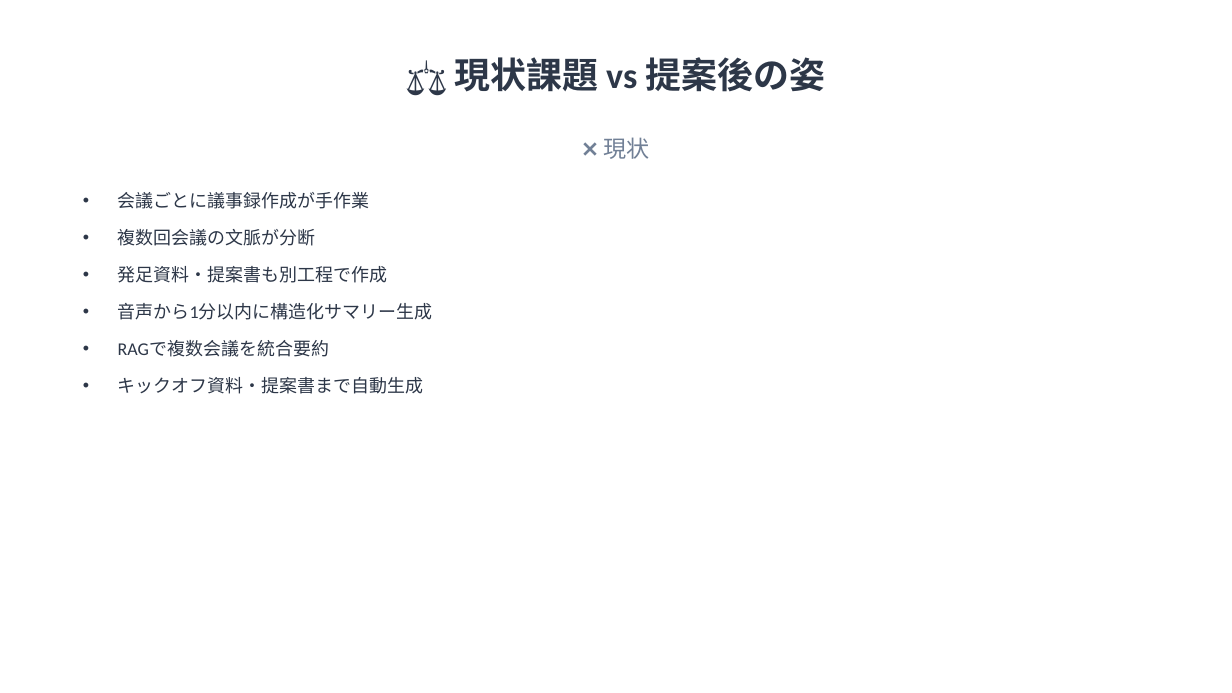
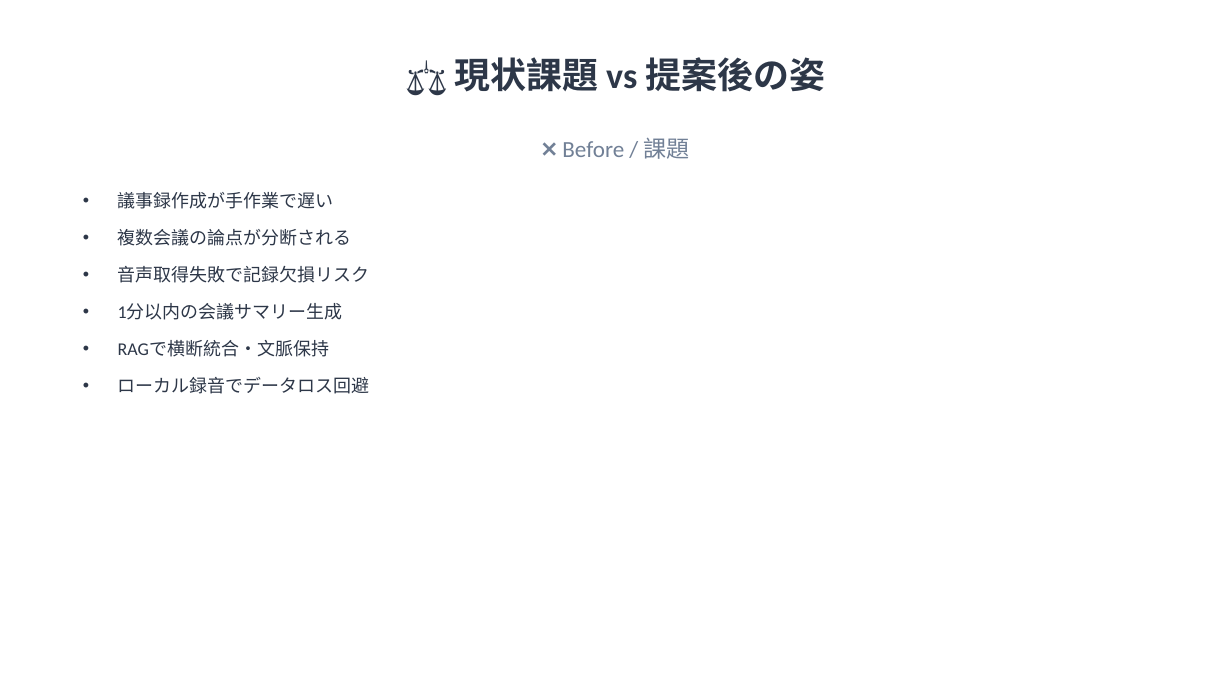
Before and after one commit to shinq3/idea-compiler, a slide deck: slide 4 of documents/doc-3-feature_proposal.pptx. Drawn at 1232x693 pixels with LibreOffice and Linux fonts; fonts in the diff are those of the drawing. Boxes give left, top, right and bottom in pixels: in the first picture for what was removed or moved away, otherwise in the second. Text is boxed around its words. In the diff, an @@ line names an element or a change of style, - is before the commit and + after.

```diff
--- a/documents/doc-3-feature_proposal.pptx
+++ b/documents/doc-3-feature_proposal.pptx
@@ text at bbox=[562, 138, 690, 159]: text changed @@
-❌ 現状
+❌ Before / 課題
@@ text at bbox=[118, 192, 370, 394]: text changed @@
-• 会議ごとに議事録作成が手作業
-• 複数回会議の文脈が分断
-• 発足資料・提案書も別工程で作成
-• 音声から1分以内に構造化サマリー生成
-• RAGで複数会議を統合要約
-• キックオフ資料・提案書まで自動生成
+• 議事録作成が手作業で遅い
+• 複数会議の論点が分断される
+• 音声取得失敗で記録欠損リスク
+• 1分以内の会議サマリー生成
+• RAGで横断統合・文脈保持
+• ローカル録音でデータロス回避
```
Also in this commit, not shown: 12 other slides changed, 5 slides added, 6 slides removed, 1 other file.
